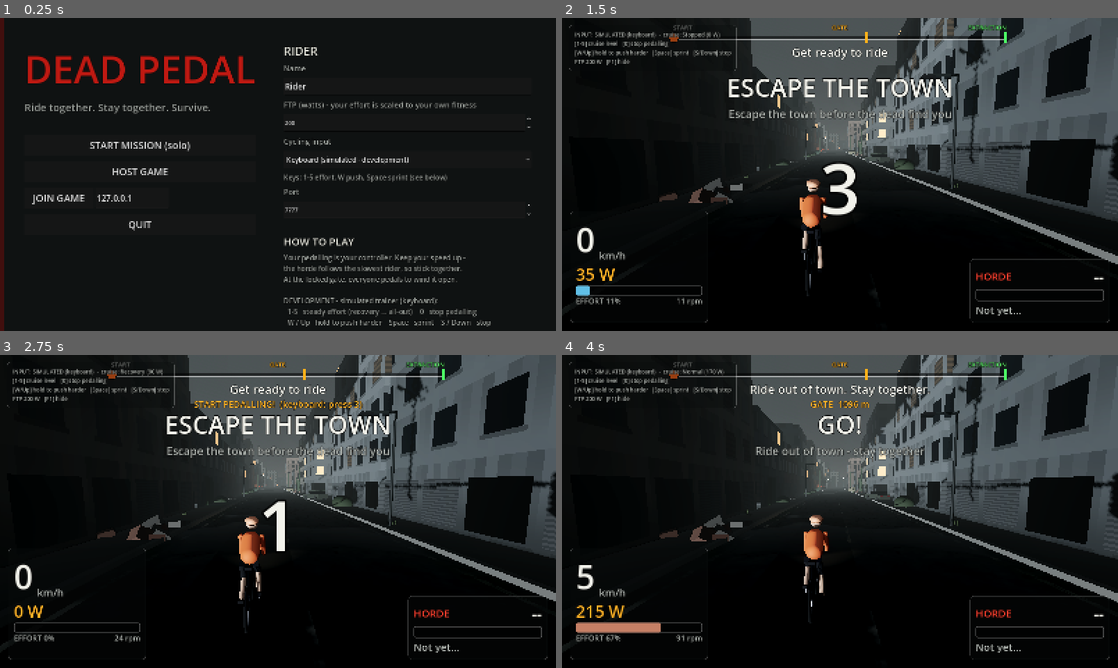
Above: before the commit, frames 1-4 (two rows, left to right).
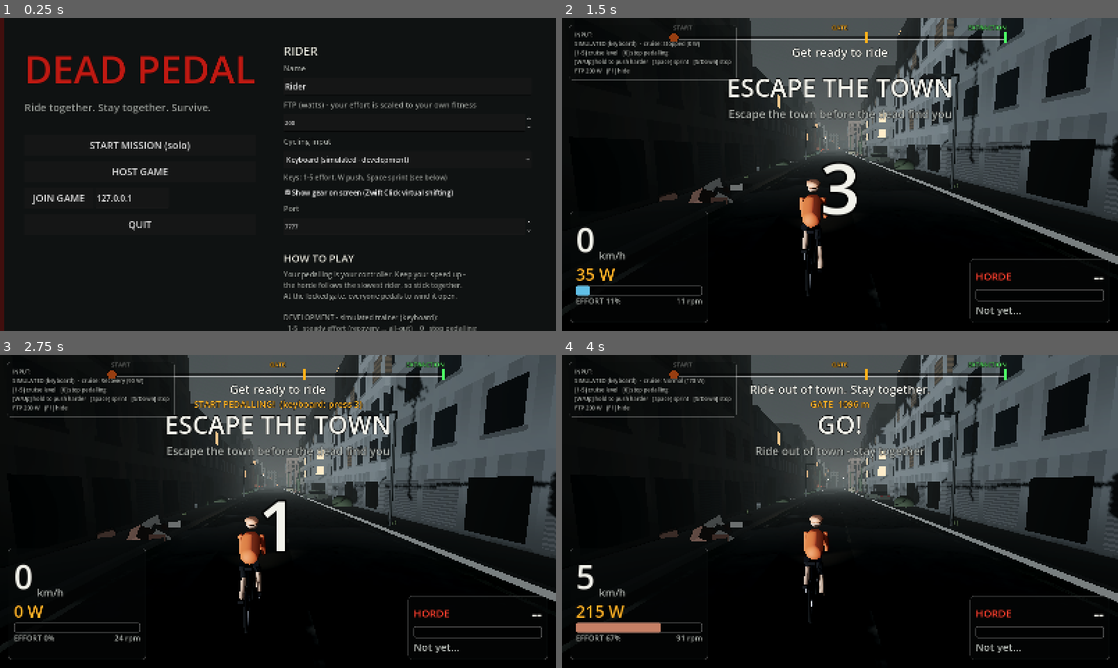
Above: after the commit, the same moments.

Repository: Arjan-N/deadpedal
Game: Godot game, scene res://scenes/ui/main_menu.tscn
Two runs of this game, one before a commit and one after it. Both use one fixed random seed, a clock stepped at 60 frames per second and the inputs below.
Inputs:
- Up to frame 1 (0.25 s): no input
- Up to frame 2 (1.5 s): click "START MISSION (solo)" at 0.5 s; tap Enter at 1.25 s; hold Up from 1.28 s (still down); tap 0 (sim_cruise_0) at 1.35 s
- Up to frame 3 (2.75 s): release Up at 2.03 s; hold Down from 2.03 s (still down); tap 1 (sim_cruise_1) at 2.1 s
- Up to frame 4 (4 s): release Down at 2.78 s; hold Up from 2.78 s (still down); tap 2 (sim_cruise_2) at 2.85 s; tap 3 (sim_cruise_3) at 3.6 s

The runs differ from the first frame. In frame 1, 4.0% of the frame differs, in the area x 51-96%, y 54-100%; in frame 2, 1.3%; in frame 3, 1.3%; in frame 4, 1.3%.

Commit message:
Add Zwift Click virtual shifting and an optional in-game gear display
Trainer bridge:
- Finds and connects Zwift Click (v1) and the right puck of a Click v2
  (plain-text RideOn handshake, protobuf button messages), turning
  presses into gear shifts (one per press)
- 24 virtual gears; while a Click is connected the bridge sets the trainer's
  resistance via FTMS indoor bike simulation (slope per gear, clamped
  -3..8 %), and returns it to flat on exit; without a Click it never writes
- Reports gear to the game; -debug prints raw Click/control messages;
  -gears, -gear-count, -neutral-gear, -gear-step flags
- Unit tests for Click decoding, gearbox and FTMS command encoding

Game: gear from the bridge on the HUD (flashes on shift), 'Show gear on
screen' title-screen setting (saved), TrainerBridgeInput network test.

Co-Authored-By: Claude Opus 5.5 <noreply@anthropic.com>
Claude-Session: https://claude.ai/code/session_015sXx1hb8YNv8J1gFesS756

Diff:
--- a/scripts/autoload/cycling_input_manager.gd
+++ b/scripts/autoload/cycling_input_manager.gd
@@ -18,6 +18,8 @@
 var rider_name: String = "Rider"
 ## Which input to use; saved with the rider settings.
 var input_mode: InputMode = InputMode.KEYBOARD
+## Show the virtual gear on the HUD (when a Zwift Click is in use).
+var show_gear: bool = true
 var rider_ftp_watts: float = 200.0:
 	set(value):
 		rider_ftp_watts = clampf(value, 50.0, 600.0)
@@ -67,6 +69,15 @@
 	return source.get_cadence_rpm() if source else -1.0
 
 
+## Current virtual gear, or 0 when there are no gears (see CyclingInputSource).
+func get_gear() -> int:
+	return source.get_gear() if source else 0
+
+
+func get_gear_count() -> int:
+	return source.get_gear_count() if source else 0
+
+
 func has_cadence() -> bool:
 	return source != null and source.has_cadence()
 
@@ -93,6 +104,7 @@
 	cfg.set_value("rider", "name", rider_name)
 	cfg.set_value("rider", "ftp_watts", rider_ftp_watts)
 	cfg.set_value("rider", "input_mode", input_mode)
+	cfg.set_value("display", "show_gear", show_gear)
 	cfg.save(SETTINGS_PATH)
 
 
@@ -102,6 +114,7 @@
 		rider_name = str(cfg.get_value("rider", "name", rider_name))
 		rider_ftp_watts = float(cfg.get_value("rider", "ftp_watts", rider_ftp_watts))
 		input_mode = int(cfg.get_value("rider", "input_mode", input_mode)) as InputMode
+		show_gear = bool(cfg.get_value("display", "show_gear", show_gear))
 
 
 func _apply_ftp() -> void:
--- a/scripts/input/cycling_input_source.gd
+++ b/scripts/input/cycling_input_source.gd
@@ -25,6 +25,17 @@
 ## Cadence in RPM, or -1.0 if this source cannot measure cadence.
 func get_cadence_rpm() -> float:
 	return -1.0
+
+
+## Current virtual gear (1..get_gear_count()), or 0 if this source has no
+## gears (e.g. no Zwift Click connected). Gears change how the trainer feels,
+## not the in-game speed - power still decides that.
+func get_gear() -> int:
+	return 0
+
+
+func get_gear_count() -> int:
+	return 0
 
 
 func has_cadence() -> bool:
--- a/scripts/input/trainer_bridge_input.gd
+++ b/scripts/input/trainer_bridge_input.gd
@@ -4,7 +4,8 @@
 ## trainer bridge (DeadPedalTrainerBridge.exe, source in tools/trainer_bridge).
 ## The bridge talks Bluetooth to the
 ## trainer and sends small JSON packets to this computer over UDP:
-##   {"power": 212.0, "cadence": 88.0, "device": "Zwift Hub", "simulated": false}
+##   {"power": 212.0, "cadence": 88.0, "device": "Zwift Hub", "simulated": false,
+##    "gear": 9, "gears": 24}   (gears = 0 when no Zwift Click is connected)
 ## Godot has no built-in Bluetooth, which is why the bridge exists.
 
 const PORT := 47800
@@ -16,6 +17,8 @@
 var _cadence: float = -1.0
 var _device: String = ""
 var _simulated: bool = false
+var _gear: int = 0
+var _gears: int = 0
 var _last_packet_time: float = -INF
 var _bound := false
 
@@ -37,6 +40,8 @@
 		if data is Dictionary:
 			_power = maxf(float(data.get("power", 0.0)), 0.0)
 			_cadence = float(data.get("cadence", -1.0))
+			_gear = int(data.get("gear", 0))
+			_gears = int(data.get("gears", 0))
 			_device = str(data.get("device", "trainer"))
 			_simulated = bool(data.get("simulated", false))
 			_last_packet_time = Time.get_ticks_msec() / 1000.0
@@ -48,6 +53,14 @@
 
 func get_cadence_rpm() -> float:
 	return _cadence if is_input_valid() else -1.0
+
+
+func get_gear() -> int:
+	return _gear if is_input_valid() else 0
+
+
+func get_gear_count() -> int:
+	return _gears if is_input_valid() else 0
 
 
 func is_input_valid() -> bool:
--- a/scripts/ui/hud_controller.gd
+++ b/scripts/ui/hud_controller.gd
@@ -32,6 +32,9 @@
 var _effort_label: Label
 var _cadence: Label
 var _draft: Label
+var _gear_label: Label
+var _last_gear: int = 0
+var _gear_flash: float = 0.0
 var _danger_bar: ProgressBar
 var _danger_gap: Label
 var _danger_status: Label
@@ -198,6 +201,7 @@
 	_effort_label.size_flags_horizontal = Control.SIZE_EXPAND_FILL
 	_cadence = _label(effort_row, "", 22, COL_DIM, HORIZONTAL_ALIGNMENT_RIGHT)
 	_draft = _label(rv, "", 22, Color(0.5, 0.85, 1.0))
+	_gear_label = _label(rv, "", 34, COL_TEXT)
 
 	# Bottom-right: danger.
 	var danger := _panel(root)
@@ -330,6 +334,7 @@
 	_effort_label.text = "EFFORT %d%%" % roundi(me.effort * 100.0)
 	_cadence.text = "%d rpm" % roundi(me.cadence) if me.cadence >= 0.0 else ""
 	_draft.text = "SLIPSTREAM +%d%%" % roundi(me.ride_model.draft_bonus * 100.0) if me.is_drafting else ""
+	_update_gear(delta)
 	var effort_fill := (_effort_bar.get_theme_stylebox("fill") as StyleBoxFlat)
 	effort_fill.bg_color = Color(0.3, 0.8, 1.0).lerp(Color(1.0, 0.35, 0.1), me.effort)
 
@@ -439,6 +444,23 @@
 	_mirror_style.border_color = COL_DANGER if flash else Color(0.25, 0.25, 0.25)
 
 
+## Virtual gear from a Zwift Click (optional, see the title screen setting).
+## Briefly highlights when you shift.
+func _update_gear(delta: float) -> void:
+	var gear := CyclingInputManager.get_gear()
+	var visible_gear := CyclingInputManager.show_gear and gear > 0
+	_gear_label.visible = visible_gear
+	if not visible_gear:
+		_last_gear = gear
+		return
+	if gear != _last_gear:
+		_gear_flash = 0.6
+		_last_gear = gear
+	_gear_flash = maxf(_gear_flash - delta, 0.0)
+	_gear_label.text = "GEAR %d / %d" % [gear, CyclingInputManager.get_gear_count()]
+	_gear_label.label_settings.font_color = COL_TEXT.lerp(COL_WARN, _gear_flash / 0.6)
+
+
 func _update_team() -> void:
 	if not _team_panel.visible:
 		return
@@ -459,7 +481,7 @@
 func _update_dev() -> void:
 	if not _dev_panel.visible:
 		return
-	var text := "INPUT: %s" % CyclingInputManager.get_source_name()
+	var text := "INPUT:\n%s" % CyclingInputManager.get_source_name()
 	var src := CyclingInputManager.source
 	if src is SimulatedCyclingInput:
 		var sim := src as SimulatedCyclingInput
--- a/scripts/ui/main_menu.gd
+++ b/scripts/ui/main_menu.gd
@@ -141,6 +141,14 @@
 	_input_option.item_selected.connect(_on_input_selected)
 	right.add_child(_input_option)
 	_input_status = _label(right, "", 20, COL_DIM)
+	var gear_toggle := CheckBox.new()
+	gear_toggle.text = "Show gear on screen (Zwift Click virtual shifting)"
+	gear_toggle.button_pressed = CyclingInputManager.show_gear
+	gear_toggle.add_theme_font_size_override("font_size", 20)
+	gear_toggle.toggled.connect(func(on: bool) -> void:
+		CyclingInputManager.show_gear = on
+		CyclingInputManager.save_settings())
+	right.add_child(gear_toggle)
 	_label(right, "Port", 22, COL_DIM)
 	_port_spin = SpinBox.new()
 	_port_spin.min_value = 1024
@@ -169,6 +177,8 @@
 		if CyclingInputManager.is_input_valid():
 			_input_status.text = "%s:  %d W   %d rpm" % [CyclingInputManager.get_source_name(),
 				roundi(CyclingInputManager.get_power_watts()), maxi(roundi(CyclingInputManager.get_cadence_rpm()), 0)]
+			if CyclingInputManager.get_gear() > 0:
+				_input_status.text += "   gear %d/%d" % [CyclingInputManager.get_gear(), CyclingInputManager.get_gear_count()]
 			_input_status.label_settings.font_color = Color(0.45, 1.0, 0.5)
 		else:
 			_input_status.text = "No trainer data. Start DeadPedalTrainerBridge.exe\nand pedal to wake the trainer."
--- a/tests/unit_tests.gd
+++ b/tests/unit_tests.gd
@@ -15,6 +15,7 @@
 	test_gate_objective()
 	test_zombie_director()
 	test_sound_bank()
+	await test_trainer_bridge_input()
 	print("")
 	if _failures == 0:
 		print("ALL TESTS PASSED (%d checks)" % _checks)
@@ -245,3 +246,25 @@
 			missing.append(id)
 	check(missing.is_empty(), "all %d game sounds have recordings%s" % [ids.size(), "" if missing.is_empty() else " - missing: %s" % [missing]])
 	check(SoundBank.get_variants("groan").size() >= 4, "several groan variations (%d)" % SoundBank.get_variants("groan").size())
+
+
+func test_trainer_bridge_input() -> void:
+	print("TrainerBridgeInput")
+	var input := TrainerBridgeInput.new()
+	add_child(input)
+	check(input.is_listening(), "listens for the trainer bridge on UDP %d" % TrainerBridgeInput.PORT)
+	check(not input.is_input_valid() and input.get_gear() == 0, "no data yet: invalid, no gear")
+	var udp := PacketPeerUDP.new()
+	udp.connect_to_host("127.0.0.1", TrainerBridgeInput.PORT)
+	udp.put_packet(JSON.stringify({"power": 215.0, "cadence": 88.0, "device": "Test", "simulated": false, "gear": 9, "gears": 24}).to_utf8_buffer())
+	for i in 10:
+		await get_tree().process_frame
+	check(input.is_input_valid() and is_equal_approx(input.get_power_watts(), 215.0), "receives power from the bridge")
+	check(input.get_gear() == 9 and input.get_gear_count() == 24, "receives the virtual gear (%d/%d)" % [input.get_gear(), input.get_gear_count()])
+	check(input.get_source_type() == CyclingInputSource.SourceType.SMART_TRAINER, "real trainer data is labelled SMART_TRAINER")
+	udp.put_packet(JSON.stringify({"power": 100.0, "gear": 0, "gears": 0}).to_utf8_buffer())
+	for i in 10:
+		await get_tree().process_frame
+	check(input.get_gear() == 0, "no Click connected: no gear shown")
+	udp.close()
+	input.queue_free()
Not shown, changed: README.md
Not shown, added: tools/trainer_bridge/Bridge with debug log.bat
Not shown, added: tools/trainer_bridge/click.go
Not shown, added: tools/trainer_bridge/control.go
Not shown, added: tools/trainer_bridge/gears.go
Not shown, added: tools/trainer_bridge/gears_test.go
Not shown, changed: tools/trainer_bridge/main.go
